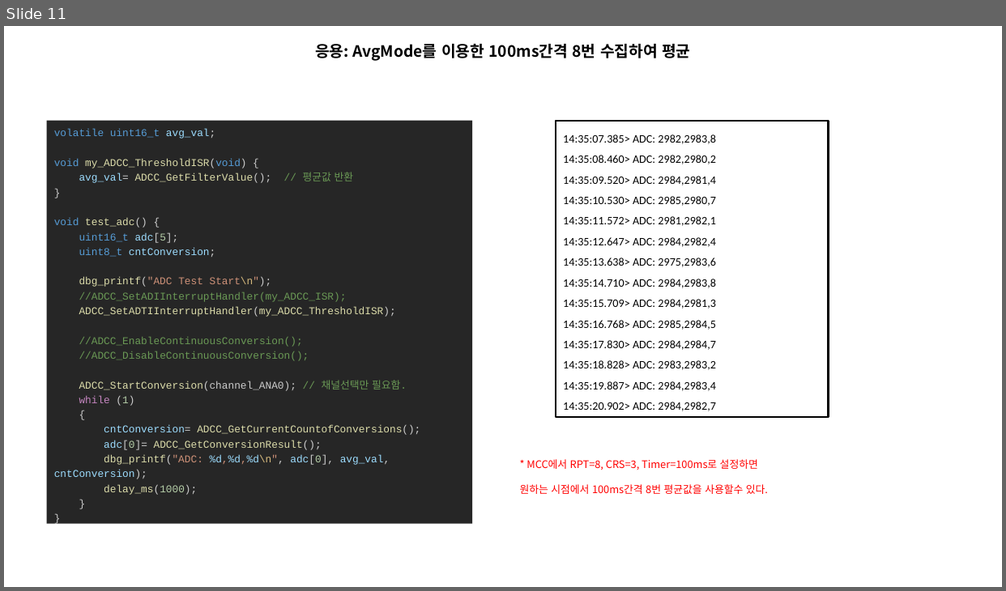
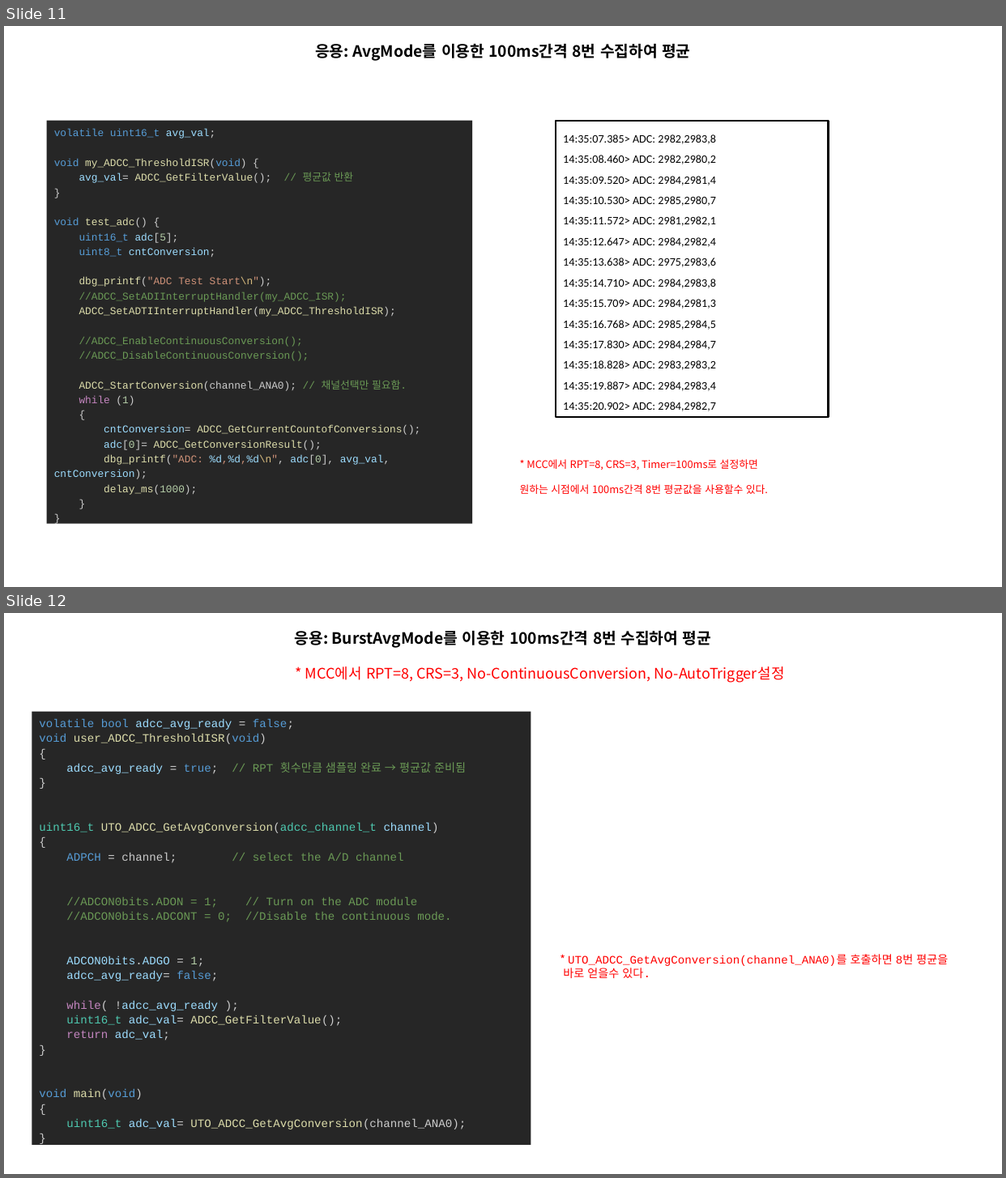
Before and after one commit to jkchoi2/PIC-ADCC-AverageMode-BurstAverageMode-example, a slide deck: PIC-ADC-Average-BurstAverageMode-Test.pptx. Shown one above the other, each under a label of ours: slide 11 before the commit, slides 11 and 12 after it. The pictures are 1006x591 and 1006x1178 pixels, drawn with LibreOffice and Linux fonts; fonts in the diff are those of the drawing. Boxes give left, top, right and bottom in pixels: in the first picture for what was removed or moved away, otherwise in the second. Text is boxed around its words. In the diff, an @@ line names an element or a change of style, - is before the commit and + after.

Commit message:
update ppt

```diff
--- a/PIC-ADC-Average-BurstAverageMode-Test.pptx
+++ b/PIC-ADC-Average-BurstAverageMode-Test.pptx
@@ slide 12 added at box(4, 613, 1002, 1174), background #FFFFFF @@
@@ title added at box(295, 631, 711, 648), 15 pt, text #000000, bold @@
+응용: BurstAvgMode를 이용한 100ms간격 8번 수집하여 평균
@@ text added at box(305, 666, 785, 683), 14 pt, text #FF0000 @@
+* MCC에서 RPT=8, CRS=3, No-ContinuousConversion, No-AutoTrigger설정
@@ rectangle added at box(32, 712, 531, 1145), fill #262626, 11 pt, text #6A9955 @@
+volatile bool adcc_avg_ready = false;
+void user_ADCC_ThresholdISR(void)
+{
+adcc_avg_ready = true; // RPT 횟수만큼 샘플링 완료 → 평균값 준비됨
+}
+uint16_t UTO_ADCC_GetAvgConversion(adcc_channel_t channel)
+{
+ADPCH = channel; // select the A/D channel
+//ADCON0bits.ADON = 1; // Turn on the ADC module
+//ADCON0bits.ADCONT = 0; //Disable the continuous mode.
+ADCON0bits.ADGO = 1;
+adcc_avg_ready= false;
+while( !adcc_avg_ready );
+uint16_t adc_val= ADCC_GetFilterValue();
+return adc_val;
+}
+void main(void)
+{
+uint16_t adc_val= UTO_ADCC_GetAvgConversion(channel_ANA0);
+}
@@ text added at box(563, 954, 948, 978), 11 pt, text #FF0000 @@
+* UTO_ADCC_GetAvgConversion(channel_ANA0)를 호출하면 8번 평균을
+바로 얻을수 있다.
```
